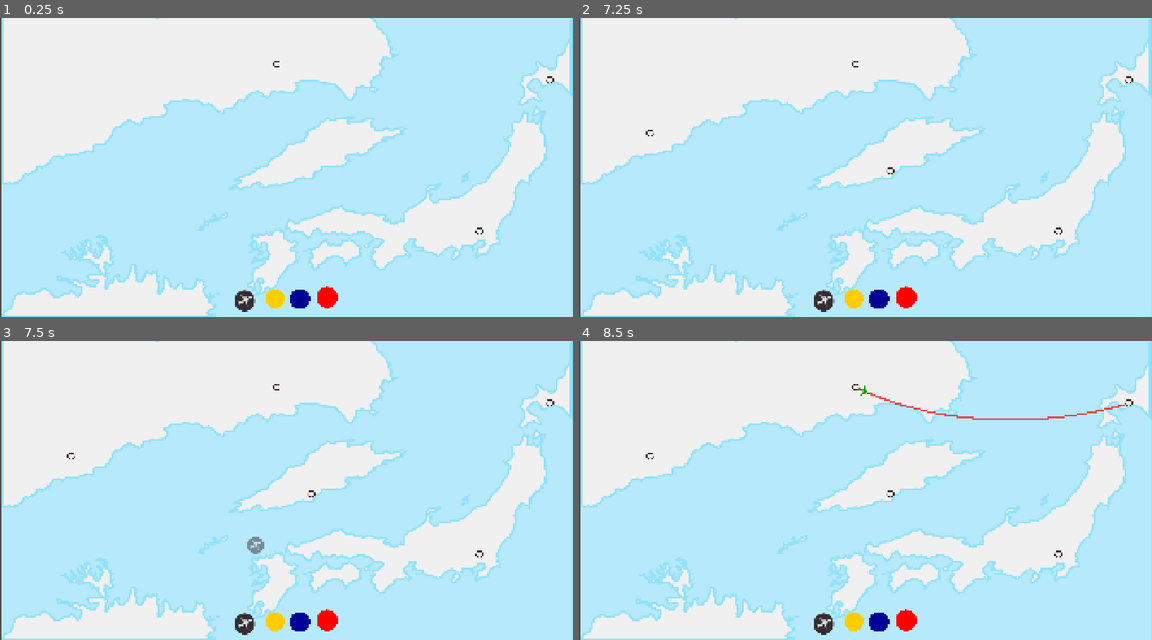
Above: before the commit, frames 1-4 (two rows, left to right).
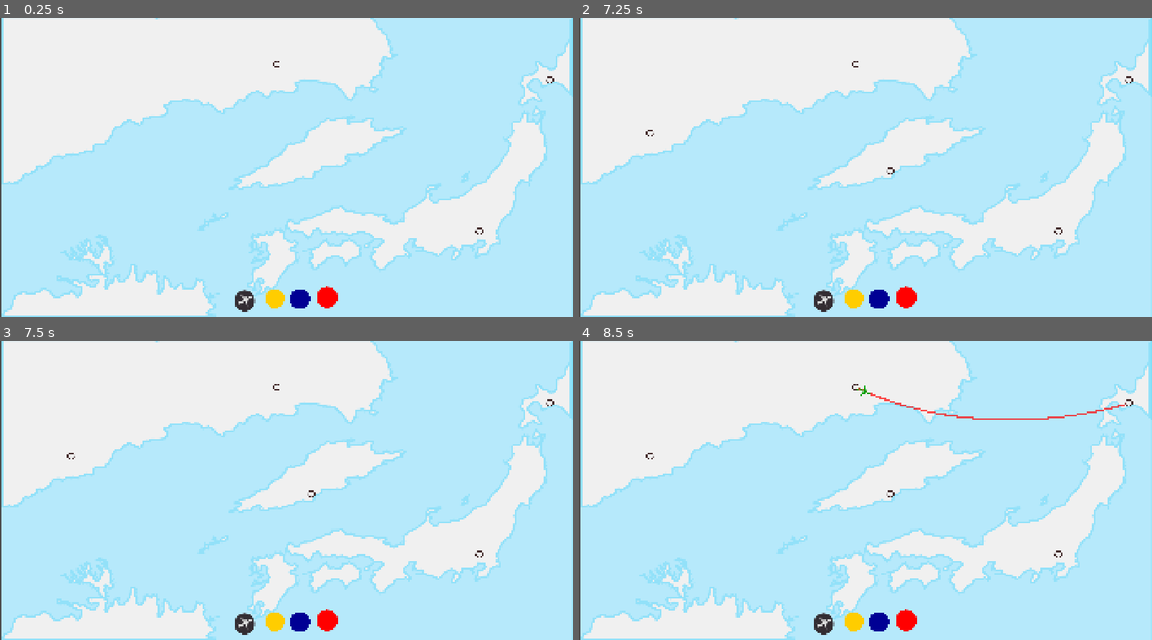
Above: after the commit, the same moments.

Repository: top-it-090304/Holding-Pattern
Game: Godot game, scene res://scene/Main.tscn
Two runs of this game, one before a commit and one after it. Both use one fixed random seed, a clock stepped at 60 frames per second and the inputs below.
Inputs (mouse positions are in pixels of both pictures, inside the frame that each line leads up to):
- Up to frame 1 (0.25 s): no input
- Up to frame 2 (7.25 s): click (854, 299) at 0.5 s; click (876, 299) at 1.25 s; click (905, 296) at 2 s; click (854, 299) at 2.75 s; click (876, 299) at 3.5 s; click (905, 296) at 4.25 s; click (854, 299) at 5 s; click (876, 299) at 5.75 s; click (905, 296) at 6.5 s
- Up to frame 3 (7.5 s): tap Enter at 7.25 s; drag from (246, 625) to (275, 388) at 7.27 s
- Up to frame 4 (8.5 s): drag from (854, 388) to (1129, 403) at 8.02 s

Frames 1-2 are identical in both runs. In frame 3, 0.1% of the frame differs, in the area x 43-47%, y 65-72%; in frame 4, nothing differs.
Error after the commit: Invalid access to property or key 'texture' on a base object of type 'null instance'. (res://scripts/Fly_add.gd:17)

Commit message:
Plane texture display

Diff:
--- a/scripts/Fly_add.gd
+++ b/scripts/Fly_add.gd
@@ -2,6 +2,7 @@
 
 var is_dragging = false
 var ghost_plane: Sprite2D
+@onready var fly_node = $"../TextureFly"
 
 func _gui_input(event):
 	if event is InputEventMouseButton and event.button_index == MOUSE_BUTTON_LEFT:
@@ -13,7 +14,7 @@
 
 func _create_ghost():
 	ghost_plane = Sprite2D.new()
-	ghost_plane.texture = texture
+	ghost_plane.texture = fly_node.texture
 	ghost_plane.modulate = Color(1, 1, 1, 0.5)
 	ghost_plane.top_level = true
 	get_tree().root.add_child(ghost_plane)
